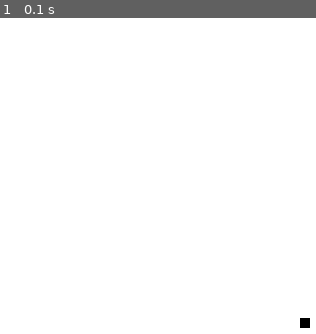
Above: before the commit, frame 1.
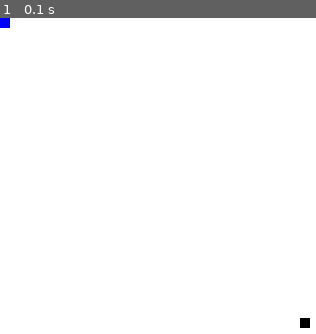
Above: after the commit, the same moment.

Repository: YoshioMYH/Python
Game: pygame game, started from PyGame/teste_pygame.py
Two runs of this game, one before a commit and one after it. Both use one fixed random seed, a clock stepped at 60 frames per second and the inputs below.
Inputs:
- Up to frame 1 (0.1 s): no input

The runs differ from the first frame. In frame 1, 0.1% of the frame differs, in the area x 0-4%, y 0-4%.

Commit message:
PyGame v0.2.1

Diff:
--- a/PyGame/teste_pygame.py
+++ b/PyGame/teste_pygame.py
@@ -2,8 +2,8 @@
 
 pygame.init()
 
-red = 255
-green = 255
+red = 0
+green = 0
 blue = 255
 color = (red, green, blue)
 
@@ -22,9 +22,10 @@
         if(event.type == pygame.KEYDOWN):
             print(event)
 
-    gameDisplay.fill(color)
+    gameDisplay.fill((255, 255, 255))
 
     pygame.draw.rect(gameDisplay, (0, 0, 0), [300, 300, 10, 10])
+    gameDisplay.fill(color, [0, 0, 10, 10])
 
     pygame.display.update()
 pygame.quit()
